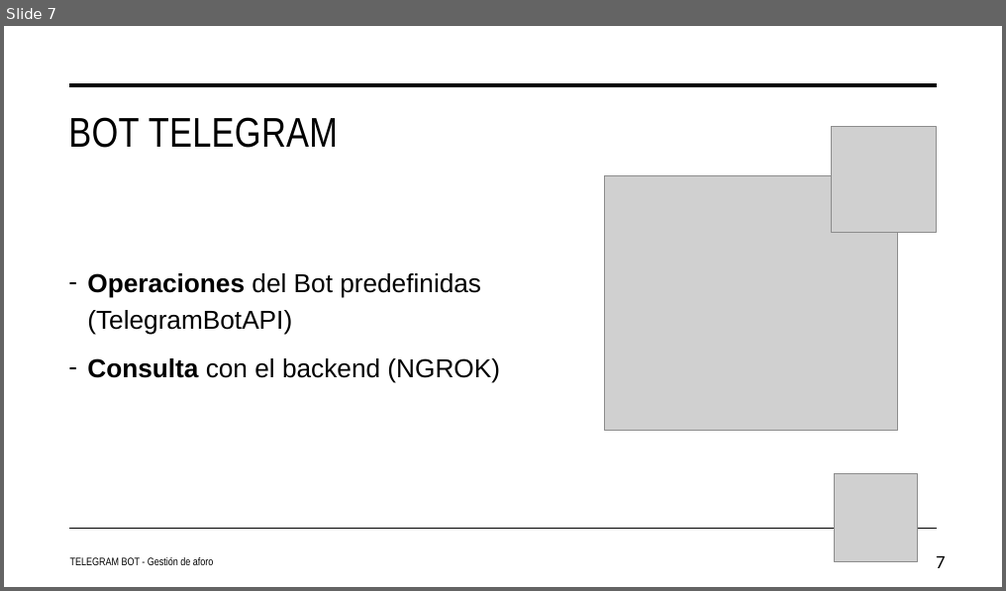
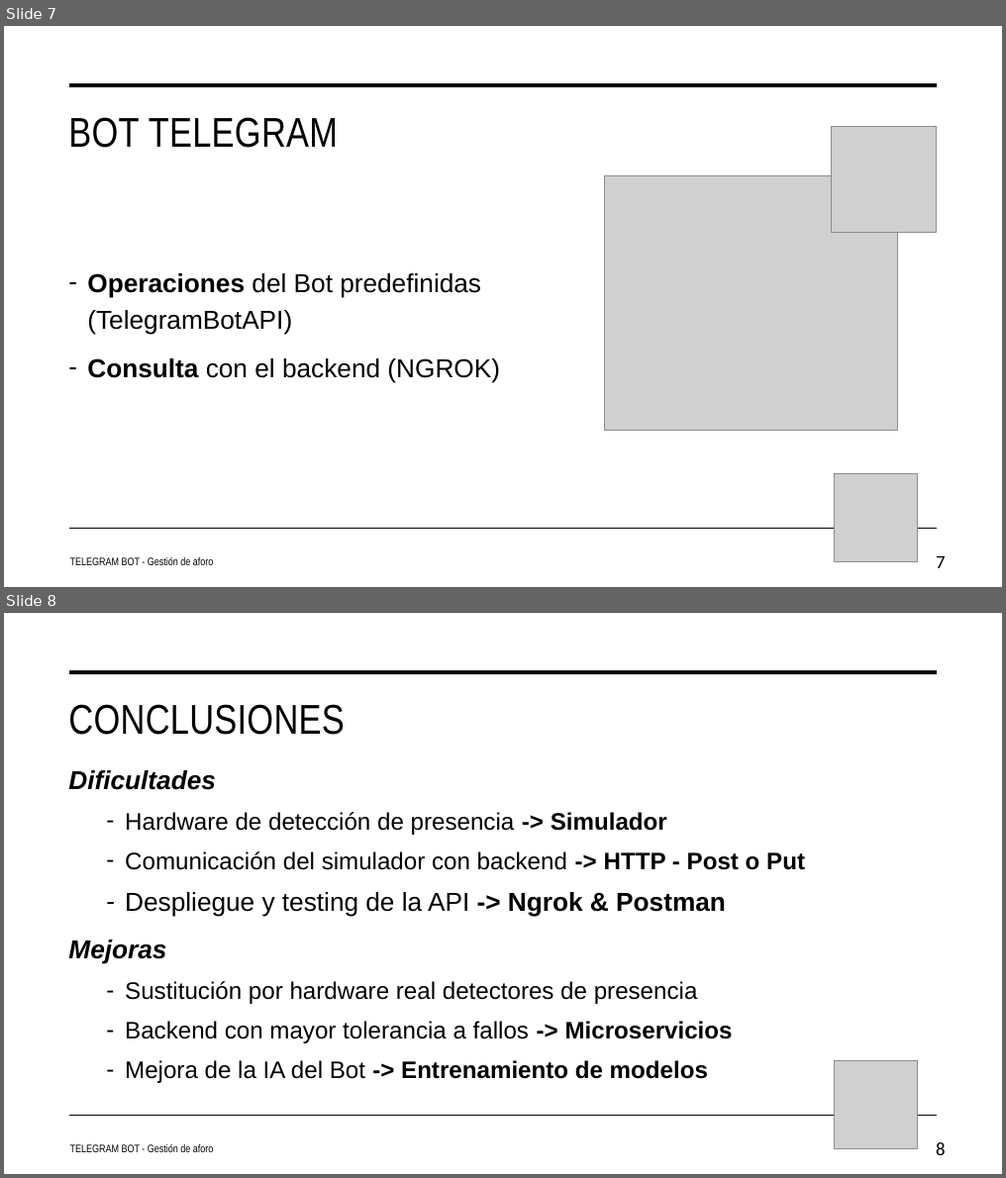
Before and after one commit to JuanJose7/ChatBot, a slide deck: Presentacion/TFG-BotParaLaGestioAforo.pptx. Shown one above the other, each under a label of ours: slide 7 before the commit, slides 7 and 8 after it. The pictures are 1006x591 and 1006x1178 pixels, drawn with LibreOffice and Linux fonts; fonts in the diff are those of the drawing; grey boxes stand for pictures. Boxes give left, top, right and bottom in pixels: in the first picture for what was removed or moved away, otherwise in the second. Text is boxed around its words. In the diff, an @@ line names an element or a change of style, - is before the commit and + after.

```diff
--- a/Presentacion/TFG-BotParaLaGestioAforo.pptx
+++ b/Presentacion/TFG-BotParaLaGestioAforo.pptx
@@ slide 8 added at [4, 613, 1002, 1174], background #FFFFFF; not listed: 2 template elements that a slide beside it also shows @@
@@ title added at [68, 704, 344, 735], 40 pt, text #000000 @@
+CONCLUSIONES
@@ text added at [68, 770, 805, 1083], 23 pt, text #000000 @@
+Dificultades
+  – Hardware de detección de presencia -> Simulador
+  – Comunicación del simulador con backend -> HTTP - Post o Put
+  – Despliegue y testing de la API -> Ngrok & Postman
+Mejoras
+  – Sustitución por hardware real detectores de presencia
+  – Backend con mayor tolerancia a fallos -> Microservicios
+  – Mejora de la IA del Bot -> Entrenamiento de modelos
@@ picture added at [835, 1060, 918, 1149] @@
@@ text added at [70, 1145, 213, 1153], 10.5 pt, text #000000 @@
+TELEGRAM BOT - Gestión de aforo
@@ page number added at [936, 1143, 945, 1156], 18 pt, text #000000 @@
+8
```
Also in this commit, not shown: 2 slides changed, 14 other files.
